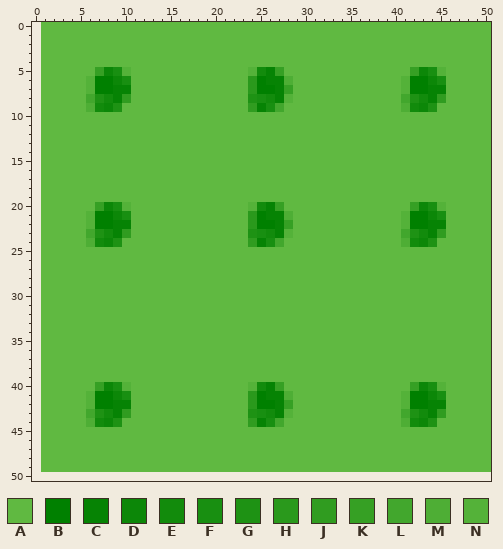
Edited in one commit: pixel-art sprite (Grass.png). Above, as it was before the edit.
The file is 50x50 pixels. Colours within 5 levels of each other are drawn and written as one. The old version is drawn lined up with the new one, on the new canvas.
Palette (. is transparent): A #60b941  B #008000  C #068304  D #0c8708  E #128b0c  F #188f11  G #1e9214  H #2a991c  J #309c20  K #36a024  L #42a72d  M #4eae35  N #54b239
Pixels before (only the part around the change), first column x 0:
 0 .AAAAAAAAAAAAAAAAAAAAAAAAAAAAAAAAAAAAAAAAAAAAAAAAAA
 1 .AAAAAAAAAAAAAAAAAAAAAAAAAAAAAAAAAAAAAAAAAAAAAAAAAA
 2 .AAAAAAAAAAAAAAAAAAAAAAAAAAAAAAAAAAAAAAAAAAAAAAAAAA
 3 .AAAAAAAAAAAAAAAAAAAAAAAAAAAAAAAAAAAAAAAAAAAAAAAAAA
 4 .AAAAAAAAAAAAAAAAAAAAAAAAAAAAAAAAAAAAAAAAAAAAAAAAAA
 5 .AAAAAAKDFNAAAAAAAAAAAAANECKAAAAAAAAAAAAAAKDFNAAAAA
 6 .AAAAANBBDFAAAAAAAAAAAAAHBCCMAAAAAAAAAAAANBBDFAAAAA
 7 .AAAAANBBCCAAAAAAAAAAAAAHBBCKAAAAAAAAAAAANBBCCAAAAA
 8 .AAAAALGECJAAAAAAAAAAAAAGFECNAAAAAAAAAAAALGECJAAAAA
 9 .AAAAAMEDGAAAAAAAAAAAAAAJCFLAAAAAAAAAAAAAMEDGAAAAAA
10 .AAAAAAAAAAAAAAAAAAAAAAAAAAAAAAAAAAAAAAAAAAAAAAAAAA
11 .AAAAAAAAAAAAAAAAAAAAAAAAAAAAAAAAAAAAAAAAAAAAAAAAAA
12 .AAAAAAAAAAAAAAAAAAAAAAAAAAAAAAAAAAAAAAAAAAAAAAAAAA
13 .AAAAAAAAAAAAAAAAAAAAAAAAAAAAAAAAAAAAAAAAAAAAAAAAAA
14 .AAAAAAAAAAAAAAAAAAAAAAAAAAAAAAAAAAAAAAAAAAAAAAAAAA
15 .AAAAAAAAAAAAAAAAAAAAAAAAAAAAAAAAAAAAAAAAAAAAAAAAAA
16 .AAAAAAAAAAAAAAAAAAAAAAAAAAAAAAAAAAAAAAAAAAAAAAAAAA
17 .AAAAAAAAAAAAAAAAAAAAAAAAAAAAAAAAAAAAAAAAAAAAAAAAAA
18 .AAAAAAAAAAAAAAAAAAAAAAAAAAAAAAAAAAAAAAAAAAAAAAAAAA
19 .AAAAAAAAAAAAAAAAAAAAAAAAAAAAAAAAAAAAAAAAAAAAAAAAAA
20 .AAAAAAKDFNAAAAAAAAAAAAANECKAAAAAAAAAAAAAAKDFNAAAAA
21 .AAAAANBBDFAAAAAAAAAAAAAHBCCMAAAAAAAAAAAANBBDFAAAAA
22 .AAAAANBBCCAAAAAAAAAAAAAHBBCKAAAAAAAAAAAANBBCCAAAAA
23 .AAAAALGECJAAAAAAAAAAAAAGFECNAAAAAAAAAAAALGECJAAAAA
24 .AAAAAMEDGAAAAAAAAAAAAAAJCFLAAAAAAAAAAAAAMEDGAAAAAA
25 .AAAAAAAAAAAAAAAAAAAAAAAAAAAAAAAAAAAAAAAAAAAAAAAAAA
26 .AAAAAAAAAAAAAAAAAAAAAAAAAAAAAAAAAAAAAAAAAAAAAAAAAA
27 .AAAAAAAAAAAAAAAAAAAAAAAAAAAAAAAAAAAAAAAAAAAAAAAAAA
28 .AAAAAAAAAAAAAAAAAAAAAAAAAAAAAAAAAAAAAAAAAAAAAAAAAA
29 .AAAAAAAAAAAAAAAAAAAAAAAAAAAAAAAAAAAAAAAAAAAAAAAAAA
30 .AAAAAAAAAAAAAAAAAAAAAAAAAAAAAAAAAAAAAAAAAAAAAAAAAA
31 .AAAAAAAAAAAAAAAAAAAAAAAAAAAAAAAAAAAAAAAAAAAAAAAAAA
32 .AAAAAAAAAAAAAAAAAAAAAAAAAAAAAAAAAAAAAAAAAAAAAAAAAA
33 .AAAAAAAAAAAAAAAAAAAAAAAAAAAAAAAAAAAAAAAAAAAAAAAAAA
34 .AAAAAAAAAAAAAAAAAAAAAAAAAAAAAAAAAAAAAAAAAAAAAAAAAA
35 .AAAAAAAAAAAAAAAAAAAAAAAAAAAAAAAAAAAAAAAAAAAAAAAAAA
36 .AAAAAAAAAAAAAAAAAAAAAAAAAAAAAAAAAAAAAAAAAAAAAAAAAA
37 .AAAAAAAAAAAAAAAAAAAAAAAAAAAAAAAAAAAAAAAAAAAAAAAAAA
38 .AAAAAAAAAAAAAAAAAAAAAAAAAAAAAAAAAAAAAAAAAAAAAAAAAA
39 .AAAAAAAAAAAAAAAAAAAAAAAAAAAAAAAAAAAAAAAAAAAAAAAAAA
40 .AAAAAAKDFNAAAAAAAAAAAAANECKAAAAAAAAAAAAAAKDFNAAAAA
41 .AAAAANBBDFAAAAAAAAAAAAAHBCCMAAAAAAAAAAAANBBDFAAAAA
42 .AAAAANBBCCAAAAAAAAAAAAAHBBCKAAAAAAAAAAAANBBCCAAAAA
43 .AAAAALGECJAAAAAAAAAAAAAGFECNAAAAAAAAAAAALGECJAAAAA
44 .AAAAAMEDGAAAAAAAAAAAAAAJCFLAAAAAAAAAAAAAMEDGAAAAAA
45 .AAAAAAAAAAAAAAAAAAAAAAAAAAAAAAAAAAAAAAAAAAAAAAAAAA
46 .AAAAAAAAAAAAAAAAAAAAAAAAAAAAAAAAAAAAAAAAAAAAAAAAAA
47 .AAAAAAAAAAAAAAAAAAAAAAAAAAAAAAAAAAAAAAAAAAAAAAAAAA
48 .AAAAAAAAAAAAAAAAAAAAAAAAAAAAAAAAAAAAAAAAAAAAAAAAAA
49 .AAAAAAAAAAAAAAAAAAAAAAAAAAAAAAAAAAAAAAAAAAAAAAAAAA
50 ...................................................
New version:
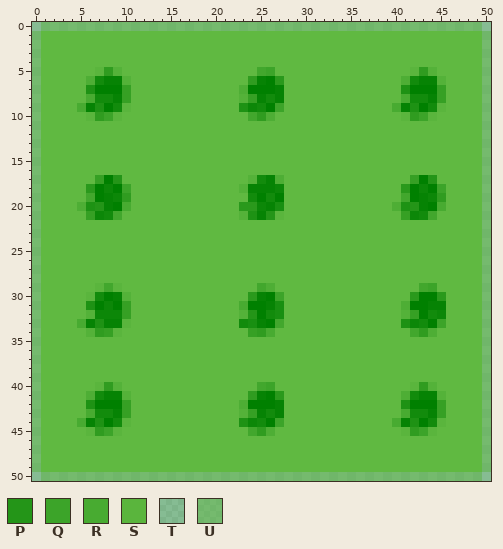
Colours new in this view: P #249518  Q #3ca429  R #48ab31  S #5ab53d  T #61b8454c  U #61b845a0
What changed:
canvas 50x50 -> 51x51, the old top-left corner now at 1,0
Changed rows in their new state; - is an unchanged pixel.
first column x 0:
 0 TUUUUUUUUUUUUUUUUUUUUUUUUUUUUUUUUUUUUUUUUUUUUUUUUUT
 1 U-------------------------------------------------U
 2 U-------------------------------------------------U
 3 U-------------------------------------------------U
 4 U-------------------------------------------------U
 5 U------SJNA-------------ALQA--------------SJNA----U
 6 U-----MECCN-------------JCBHA------------MECCN----U
 7 U-----G--BK------------MB---A------------G--BK----U
 8 U-----RE--K------------NKC--A------------RE--K----U
 9 U----RCGBES------------GDEBQ------------RCGBES----U
10 U-----SJQS--------------LJM--------------SJQS-----U
11 U-------------------------------------------------U
12 U-------------------------------------------------U
13 U-------------------------------------------------U
14 U-------------------------------------------------U
15 U-------------------------------------------------U
16 U-------------------------------------------------U
17 U------KBP--------------NECM--------------KBP-----U
18 U-----HBDBQ------------NCCCD-------------HBDBQ----U
19 U-----LBCDJ-------------EBEB-------------LBCDJ----U
20 U----MGPCBR------------HHD-F------------MGPCBR----U
21 U-----KDELA------------NGCPSA------------KDELA----U
22 U-----AAAAA-------------AAAAA------------AAAAA----U
23 U-----AAAAA-------------AAAAA------------AAAAA----U
24 U-----AAAA--------------AAAA-------------AAAA-----U
25 U-------------------------------------------------U
26 U-------------------------------------------------U
27 U-------------------------------------------------U
28 U-------------------------------------------------U
29 U------SLS---------------LM----------------LQ-----U
30 U-----SEBCN-------------HCBQ--------------HBBH----U
31 U-----GBDBK------------RBBCF-------------MBBCC----U
32 U-----NDDDK------------NPBEF-------------NKBED----U
33 U----RCGCCS------------EFCBL-------------GDEBQ----U
34 U-----NJKS--------------KJR---------------LJM-----U
35 U-------------------------------------------------U
36 U-------------------------------------------------U
37 U-------------------------------------------------U
38 U-------------------------------------------------U
39 U-------------------------------------------------U
40 U------SJNA-------------ALQA--------------SJNA----U
41 U-----MECCN-------------JCBHA------------MECCN----U
42 U-----G--BK------------MB---A------------G--BK----U
43 U-----RE--K------------NKC--A------------RE--K----U
44 U----RCGBES------------GDEBQ------------RCGBES----U
45 U-----SJQS--------------LJM--------------SJQS-----U
46 U-------------------------------------------------U
47 U-------------------------------------------------U
48 U-------------------------------------------------U
49 U-------------------------------------------------U
50 TUUUUUUUUUUUUUUUUUUUUUUUUUUUUUUUUUUUUUUUUUUUUUUUUUT
Pixel boxes of the changes (left, top, right, bottom) in both pictures:
changed: (32, 22, 491, 481)
